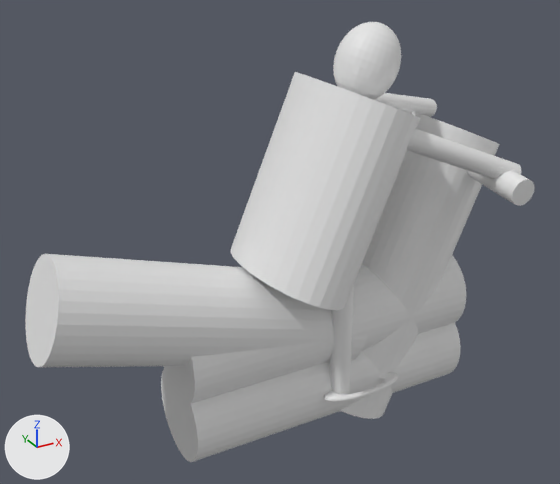
The Blender file Bike/models/biker.blend as it was, and as the next commit left it.
Rendered twice from a 50 mm lens placed at (-7.88, -12.63, 11.01), pointed at (-0.87, 0.11, 4.63). The axes (+X, +Y, +Z) are drawn at lower left. The lights are the same throughout.

Script lines for the objects in view, before the commit:
```python
me_cylinder_003 = bpy.data.meshes.new('Cylinder.003')
me_cylinder_003.from_pydata(...)  # a 32-sided cylinder along z spanning x -1.0..1.0, y -1.0..1.0, z -1.0..1.0
me_cylinder_006 = bpy.data.meshes.new('Cylinder.006')
me_cylinder_006.from_pydata(...)  # a 32-sided cylinder along y spanning x -1.09..-0.68, y 0.46..3.54, z -0.2..0.2
me_cylinder_009 = bpy.data.meshes.new('Cylinder.009')
me_cylinder_009.from_pydata(...)  # a 32-sided cylinder along z spanning x -1.0..1.0, y -1.0..1.0, z -1.0..1.0
ob_cylinder_003 = bpy.data.objects.new('Cylinder.003', me_cylinder_003)
ob_cylinder_003.location = (2.1, 0.0, 3.44)
ob_cylinder_003.rotation_euler = (0.0, 3.554, 0.0)  # degrees (0, 204, 0)
ob_cylinder_003.scale = (1.0, 1.0, 3.32)
ob_cylinder_006 = bpy.data.objects.new('Cylinder.006', me_cylinder_006)
ob_cylinder_006.location = (0.0, 0.0, 0.86)
ob_cylinder_006.rotation_euler = (1.571, 0.0, 1.571)  # degrees (90, 0, 90)
ob_cylinder_006.scale = (1.07, 1.07, 1.07)
ob_cylinder_009 = bpy.data.objects.new('Cylinder.009', me_cylinder_009)
ob_cylinder_009.location = (3.29, 0.0, 6.02)
ob_cylinder_009.rotation_euler = (1.485, 3.179, -0.0614)  # degrees (85, 182, -3.5)
ob_cylinder_009.scale = (0.272, 0.275, 2.44)
# also in view: 'Cylinder' at (0.0, 0.0, 1.32); 'Cylinder.004' at (-0.02, 0.0, 5.71); 'Cylinder.007' at (2.65, 1.53, 6.81); 'Cylinder.002' at (-2.57, 0.0, 3.44); 'Cylinder.001' at (0.0, 0.0, 2.72)
```
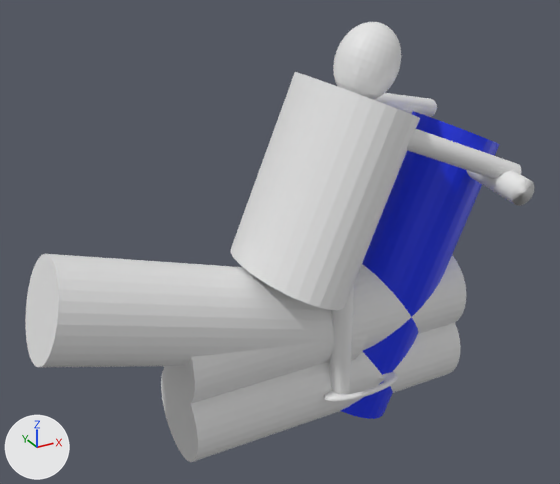
Diff of the bpy script that builds the scene:
```diff
--- a/Bike/models/biker.blend.py
+++ b/Bike/models/biker.blend.py
@@ mat_material @@
+mat_material = principled_material('Material')
+mat_material.base_color = (0.0, 0.0215, 0.8)  # blue #0028e7
@@ me_cylinder_003 @@
 me_cylinder_003.from_pydata(...)  # 64 vertices, 34 faces; spans x -1.0..1.0, y -1.0..1.0, z -1.0..1.0
+me_cylinder_003.materials.append(mat_material)  # blue #0028e7
@@ me_cylinder_009 @@
 me_cylinder_009.from_pydata(...)  # 64 vertices, 34 faces; spans x -1.0..1.0, y -1.0..1.0, z -1.0..1.0
 # used by ob_cylinder_009; location = (3.29, 0.0, 6.02); rotation_euler = (1.485, 3.179, -0.0614), in degrees (85, 182, -3.5); scale = (0.272, 0.275, 2.44)
+# me_cylinder_009 part 1: all faces are now shaded smooth (34 of 34 changed)
```

Changed parts and their boxes [x1, y1, x2, y2] in the pictures (560 x 484 px):
'Cylinder.003', recoloured (grey to blue)
    both: [340, 112, 500, 419]
part 1 of me_cylinder_009, shading changed
    both: [467, 170, 535, 206]
